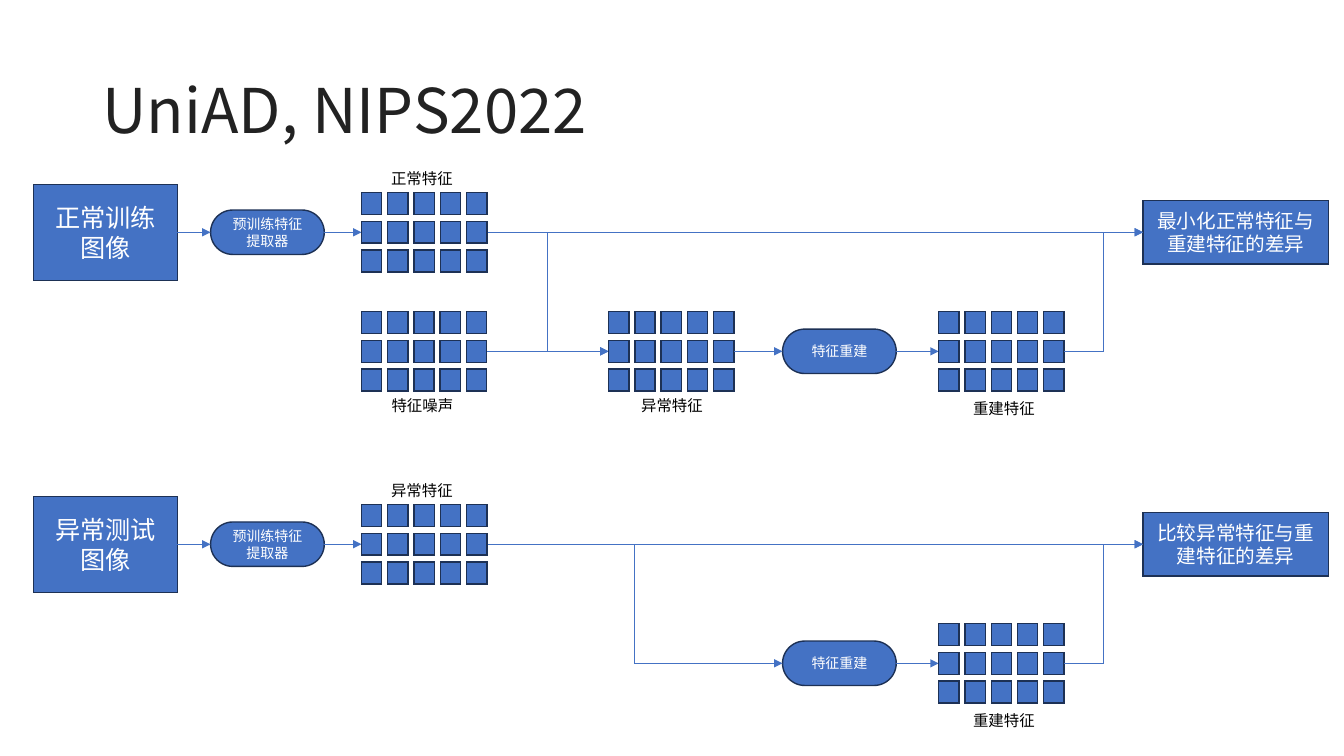
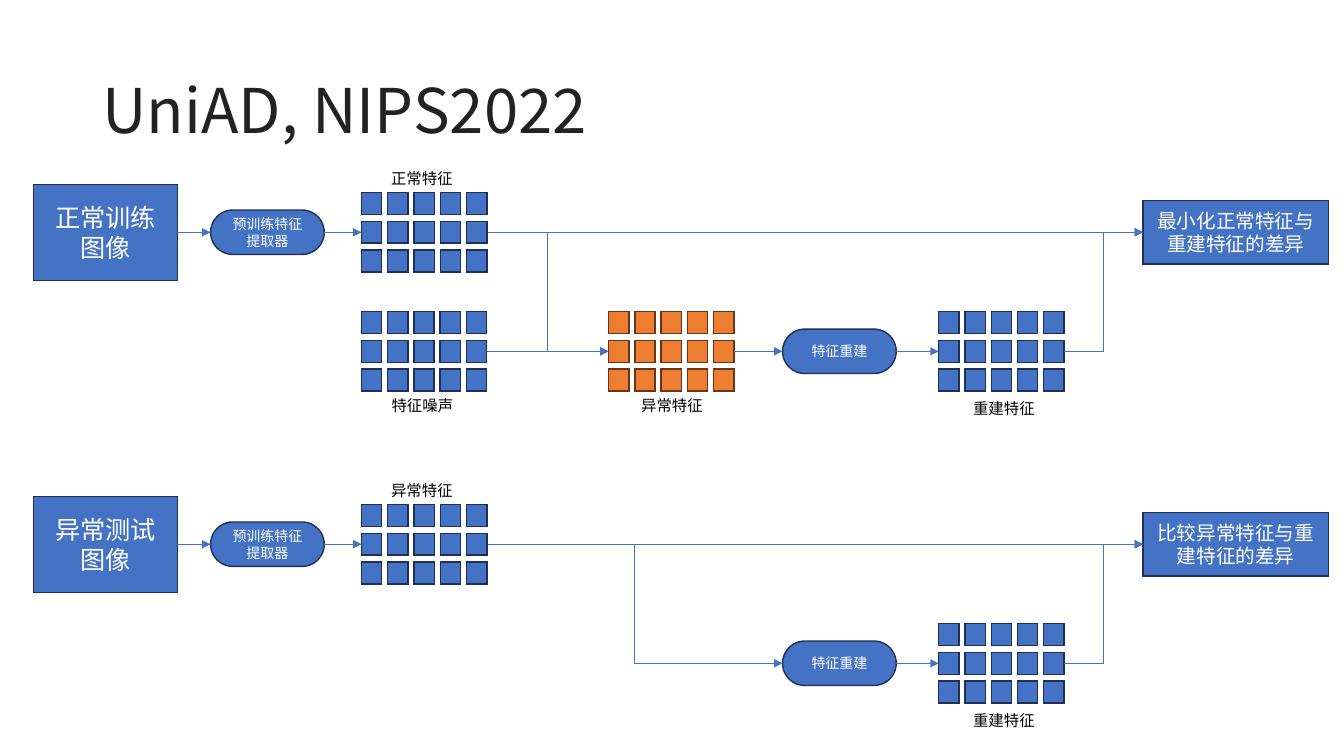
Before and after one commit to lizhenbang56/Papers, a slide deck: slide 14 of papers/车底检测/车底爆炸物检测.pptx. Drawn at 1344x756 pixels with LibreOffice and Linux fonts; fonts in the diff are those of the drawing. Boxes give left, top, right and bottom in pixels: in the first picture for what was removed or moved away, otherwise in the second. Text is boxed around its words. In the diff, an @@ line names an element or a change of style, - is before the commit and + after.

```diff
--- a/papers/车底检测/车底爆炸物检测.pptx
+++ b/papers/车底检测/车底爆炸物检测.pptx
@@ fill #4472C4 to #ED7D31; outline #1E3256 1 pt to #683715 1 pt in 15 elements at box(609, 312, 629, 334), box(635, 312, 655, 334), box(661, 312, 682, 334), box(688, 312, 708, 334), box(609, 341, 629, 363), box(635, 341, 655, 363), box(661, 341, 682, 363), box(688, 341, 708, 363), box(609, 369, 629, 391), box(635, 369, 655, 391), box(661, 369, 682, 391), box(688, 369, 708, 391), box(714, 312, 734, 334), box(714, 341, 734, 363), box(714, 369, 734, 391) @@
```
Also in this commit, not shown: 3 other slides changed, 6 slides added, 46 other files.
